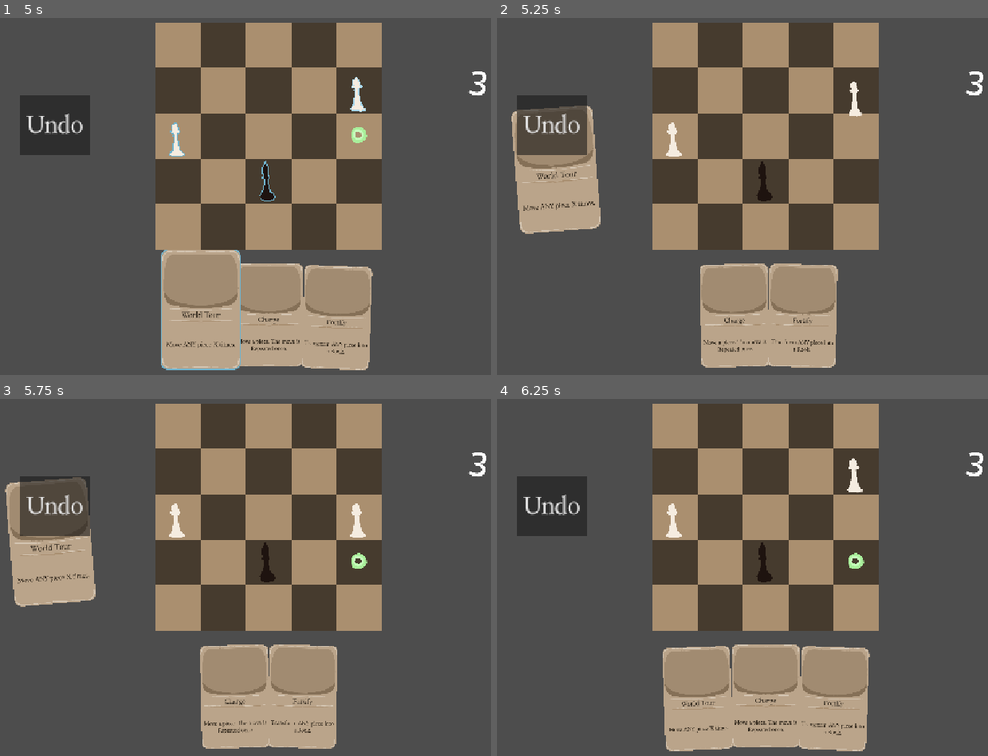
Above: before the commit, frames 1-4 (two rows, left to right).
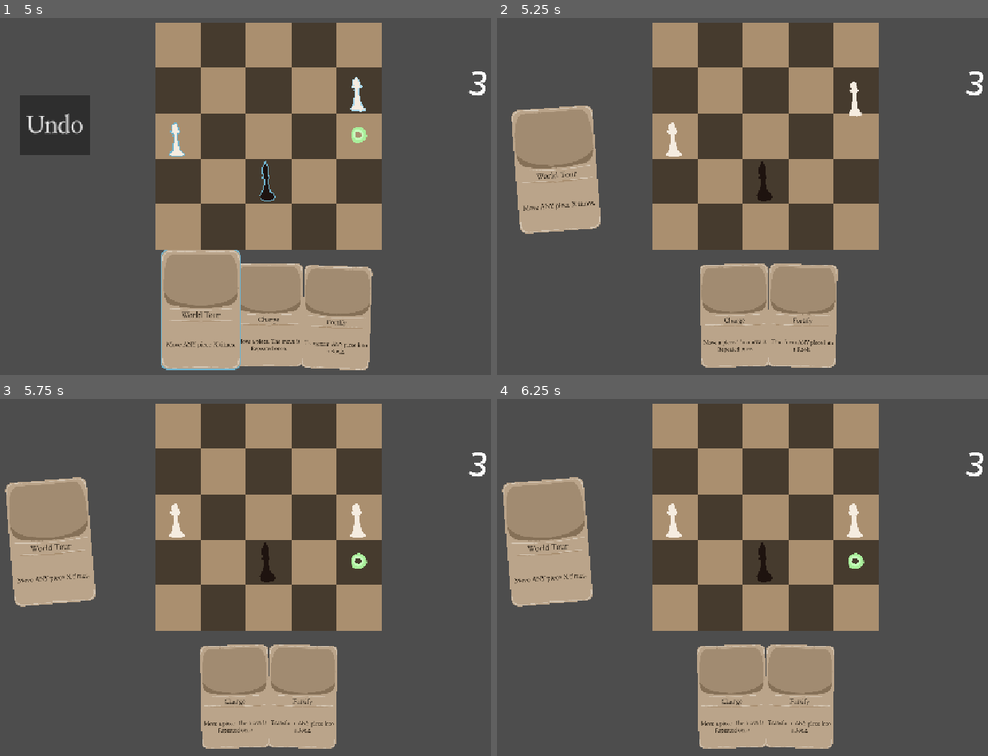
Above: after the commit, the same moments.

Repository: yourname3/gmtk-2026
Game: Godot game, scene res://levels/transform_rook.tscn
Two runs of this game, one before a commit and one after it. Both use one fixed random seed, a clock stepped at 60 frames per second and the inputs below. This scene is started directly instead of the project's main scene.
Inputs (mouse positions are in pixels of both pictures, inside the frame that each line leads up to):
- Up to frame 1 (5 s): click "Undo" at 0.5 s; click "Undo" at 1.25 s; click "Undo" at 2 s; tap Enter at 2.75, 4.25 s; move the mouse to (270, 182) at 2.77 s; click (270, 182) at 2.85 s; tap Space at 3.5 s; move the mouse to (176, 135) at 3.52 s; click (176, 135) at 3.6 s; move the mouse to (358, 89) at 4.27 s; click (358, 89) at 4.35 s
- Up to frame 2 (5.25 s): tap Space at 5 s; move the mouse to (855, 135) at 5.02 s; click (855, 135) at 5.1 s
- Up to frame 3 (5.75 s): no input
- Up to frame 4 (6.25 s): tap Enter at 5.75 s; move the mouse to (958, 631) at 5.77 s; click (958, 631) at 5.85 s

Frame 1 is identical in both runs. In frame 2, 2.4% of the frame differs, in the area x 4-19%, y 21-39%; in frame 3, 2.4%; in frame 4, 12%, in the area x 0-76%, y 16-99%.

Commit message:
animations for undo system

Diff:
--- a/card/card_hand.gd
+++ b/card/card_hand.gd
@@ -102,6 +102,8 @@
 				pos = 0
 			active_cards.insert(pos, card)
 			card._state = Card.State.NORMAL
+
+			Clock.instance.update(active_cards.size())
 	)
 
 	for child in get_children():
--- a/chessboard/board.gd
+++ b/chessboard/board.gd
@@ -45,14 +45,26 @@
 	while add_if_on_board(tile, out):
 		tile += increment
 
+var undo_stacks: int = 0
+
+var outstanding_undos: int = 0
+
 func undo() -> void:
+	if undo_stacks == 0: return
+
+	undo_stacks -= 1
+	SignalBus.undo.emit()
+
 	piece_map.clear()
 	for node: Piece in get_tree().get_nodes_in_group(&"Piece"):
 		node.pop_undo_state()
+		outstanding_undos += 1
 		if node.alive:
 			piece_map[node.tile_pos()] = node
 
-	SignalBus.undo.emit()
+	while true:
+		if outstanding_undos <= 0: break
+		await get_tree().process_frame
 
 func _ready() -> void:
 	instance = self
@@ -60,6 +72,7 @@
 		piece_map[node.tile_pos()] = node
 
 	SignalBus.card_played.connect(func(card: Card):
+		undo_stacks += 1
 		for node: Piece in get_tree().get_nodes_in_group(&"Piece"):
 			node.push_undo_state()
 	)
--- a/level/undo_button.gd
+++ b/level/undo_button.gd
@@ -3,4 +3,12 @@
 
 # Called when the node enters the scene tree for the first time.
 func _ready() -> void:
-	pressed.connect(func(): Board.instance.undo())
+	pressed.connect(func():
+		if not Card.card_playing:
+			Card.card_playing = true
+			await Board.instance.undo()
+			Card.card_playing = false
+	)
+
+func _process(delta: float) -> void:
+	visible = not Card.card_playing
--- a/piece/piece.gd
+++ b/piece/piece.gd
@@ -42,18 +42,43 @@
 
 	undo_states.push_back(state)
 
+
 func pop_undo_state() -> void:
 	if undo_states.size() > 0:
 		var state = undo_states.pop_back()
-		position = state.tile_pos * 256
+
+		var anim: StringName = &"<none>"
+		if alive != state.alive:
+			position = state.tile_pos * 256 # immediately return position
+			anim = &"reanimate"
+		elif tile_pos() != state.tile_pos:
+			anim = &"hop"
+		elif type != state.type or is_black != state.is_black:
+			anim = &"undo"
+		var animate: bool = (tile_pos() != state.tile_pos) or (type != state.type) or (alive != state.alive) or (is_black != state.is_black)
 		type = state.type
 		alive = state.alive
 		is_black = state.is_black
 
 		show()
 		%AnimationPlayer.play("RESET")
-
 		update_appearance()
+
+		if anim == &"hop":
+			var target: Vector2i = state.tile_pos
+			var abs_dist: int = maxi(absi(target.x - tile_pos().x), absi(target.y - tile_pos().y))
+			var time := 0.2 + 0.1 * abs_dist
+
+			%AnimationPlayer.play(anim, -1, 0.2 / time)
+			var tween = create_tween()
+			tween.tween_property(self, ^"position", target * 256.0, time)
+			await tween.finished
+		elif anim != &"<none>":
+			%AnimationPlayer.play(anim)
+			await %AnimationPlayer.animation_finished
+
+		Board.instance.outstanding_undos -= 1 # Tell board we are done
+		position = state.tile_pos * 256
 
 func update_appearance() -> void:
 	sprite.region_rect.position.x = (256 * 5) - int(type) * 256
--- a/piece/piece.tscn
+++ b/piece/piece.tscn
@@ -63,6 +63,18 @@
 "update": 0,
 "values": [Color(1, 1, 1, 1)]
 }
+tracks/4/type = "value"
+tracks/4/imported = false
+tracks/4/enabled = true
+tracks/4/path = NodePath("Sprite:rotation")
+tracks/4/interp = 1
+tracks/4/loop_wrap = true
+tracks/4/keys = {
+"times": PackedFloat32Array(0),
+"transitions": PackedFloat32Array(1),
+"update": 0,
+"values": [0.0]
+}
 
 [sub_resource type="Animation" id="Animation_r30h7"]
 resource_name = "captured"
@@ -118,6 +130,34 @@
 "transitions": PackedFloat32Array(1, 1, 1),
 "update": 0,
 "values": [Vector2(128, 256), Vector2(128, 184), Vector2(128, 256)]
+}
+
+[sub_resource type="Animation" id="Animation_avj1a"]
+resource_name = "reanimate"
+length = 0.3
+tracks/0/type = "value"
+tracks/0/imported = false
+tracks/0/enabled = true
+tracks/0/path = NodePath("Sprite:scale")
+tracks/0/interp = 2
+tracks/0/loop_wrap = false
+tracks/0/keys = {
+"times": PackedFloat32Array(0, 0.3),
+"transitions": PackedFloat32Array(1, 1),
+"update": 0,
+"values": [Vector2(1e-05, 1.318), Vector2(1, 1)]
+}
+tracks/1/type = "value"
+tracks/1/imported = false
+tracks/1/enabled = true
+tracks/1/path = NodePath("Sprite:position")
+tracks/1/interp = 2
+tracks/1/loop_wrap = false
+tracks/1/keys = {
+"times": PackedFloat32Array(0, 0.20000002, 0.3),
+"transitions": PackedFloat32Array(1, 1, 1),
+"update": 0,
+"values": [Vector2(128, 400), Vector2(128, 200), Vector2(128, 256)]
 }
 
 [sub_resource type="Animation" id="Animation_4wn1d"]
@@ -230,14 +270,32 @@
 }]
 }
 
+[sub_resource type="Animation" id="Animation_kstg8"]
+resource_name = "undo"
+length = 0.3
+tracks/0/type = "value"
+tracks/0/imported = false
+tracks/0/enabled = true
+tracks/0/path = NodePath("Sprite:rotation")
+tracks/0/interp = 2
+tracks/0/loop_wrap = false
+tracks/0/keys = {
+"times": PackedFloat32Array(0, 0.06666667, 0.13333334, 0.20000002, 0.3),
+"transitions": PackedFloat32Array(1, 1, 1, 1, 1),
+"update": 0,
+"values": [0.0, -0.11502087, 0.20269859, -0.32738867, 0.0]
+}
+
 [sub_resource type="AnimationLibrary" id="AnimationLibrary_2eswf"]
 _data = {
 &"RESET": SubResource("Animation_2eswf"),
 &"captured": SubResource("Animation_r30h7"),
 &"hop": SubResource("Animation_6byuq"),
+&"reanimate": SubResource("Animation_avj1a"),
 &"slide_left": SubResource("Animation_4wn1d"),
 &"slide_right": SubResource("Animation_ibp41"),
-&"transform": SubResource("Animation_uuefi")
+&"transform": SubResource("Animation_uuefi"),
+&"undo": SubResource("Animation_kstg8")
 }
 
 [node name="Piece" type="Area2D" unique_id=1638246795 groups=["Piece"]]
